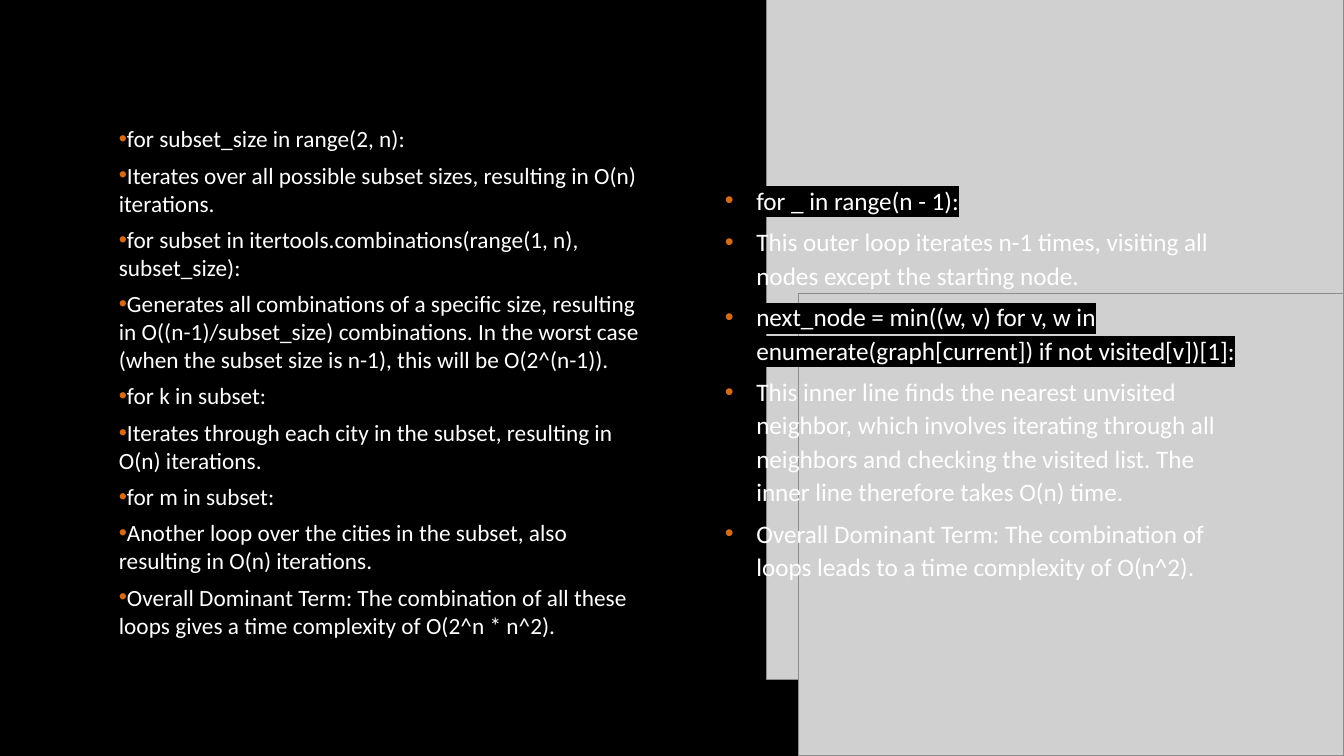
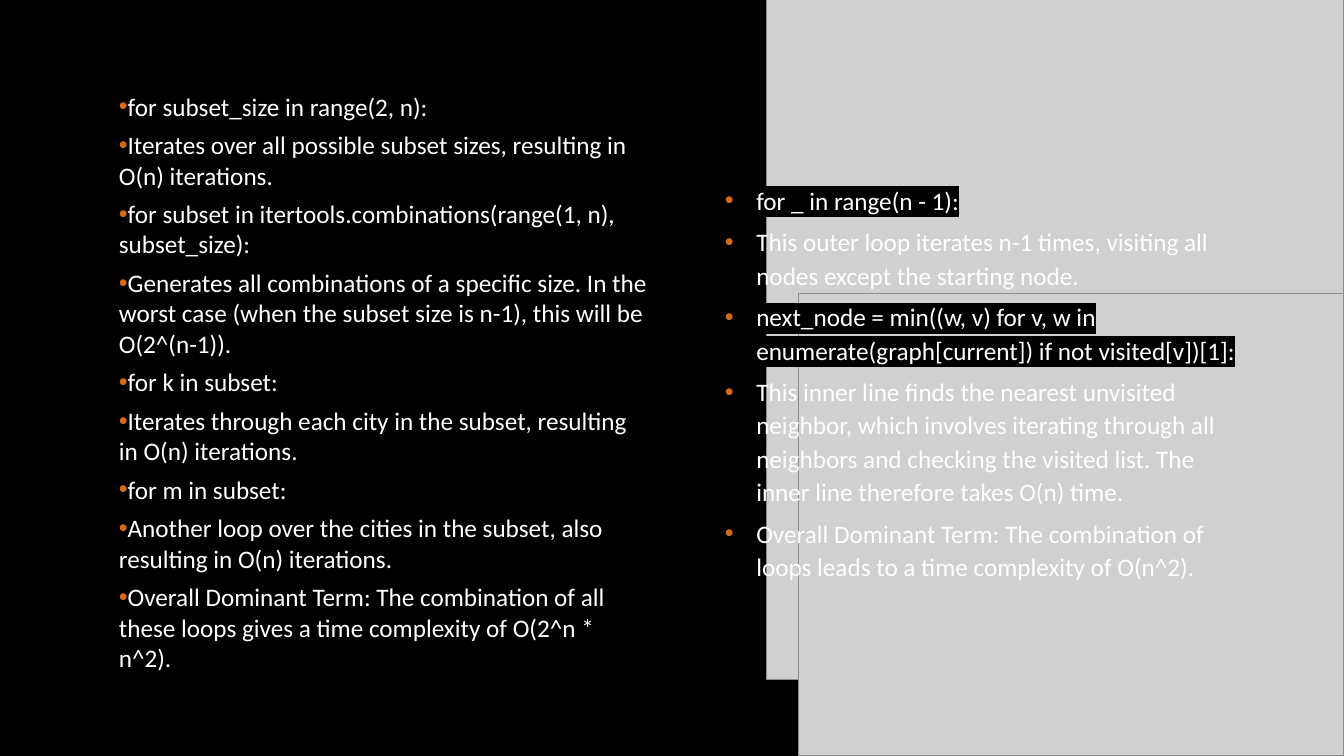
Before and after one commit to camh2000/final_project_cs412, a slide deck: slide 10 of presentations/CS412_Project.pptx. Drawn at 1344x756 pixels with LibreOffice and Linux fonts; fonts in the diff are those of the drawing; grey boxes stand for pictures; background and template pictures are left out; a plain dark background stands for a picture behind light text. Boxes give left, top, right and bottom in pixels: in the first picture for what was removed or moved away, otherwise in the second. Text is boxed around its words. In the diff, an @@ line names an element or a change of style, - is before the commit and + after.

Commit message:
upload of everything

```diff
--- a/presentations/CS412_Project.pptx
+++ b/presentations/CS412_Project.pptx
@@ text at <box>119,97,627,671</box>: size 16.6 to 18 pt in "for subset_size in range(2, n):", "Iterates over all possible subset sizes, resulting ...", "for subset in itertools.combinations(range(1, n), subset_siz ...", "for k in subset:" and 4 more places @@
@@ text at <box>119,274,646,357</box>: text changed; size 16.6 to 18 pt @@
-• Generates all combinations of a specific size, resulting in O((n-1)/subset_size) combinations. In the worst case (when the subset size is n-1), this will be O(2^(n-1)).
+• Generates all combinations of a specific size. In the worst case (when the subset size is n-1), this will be O(2^(n-1)).
```
